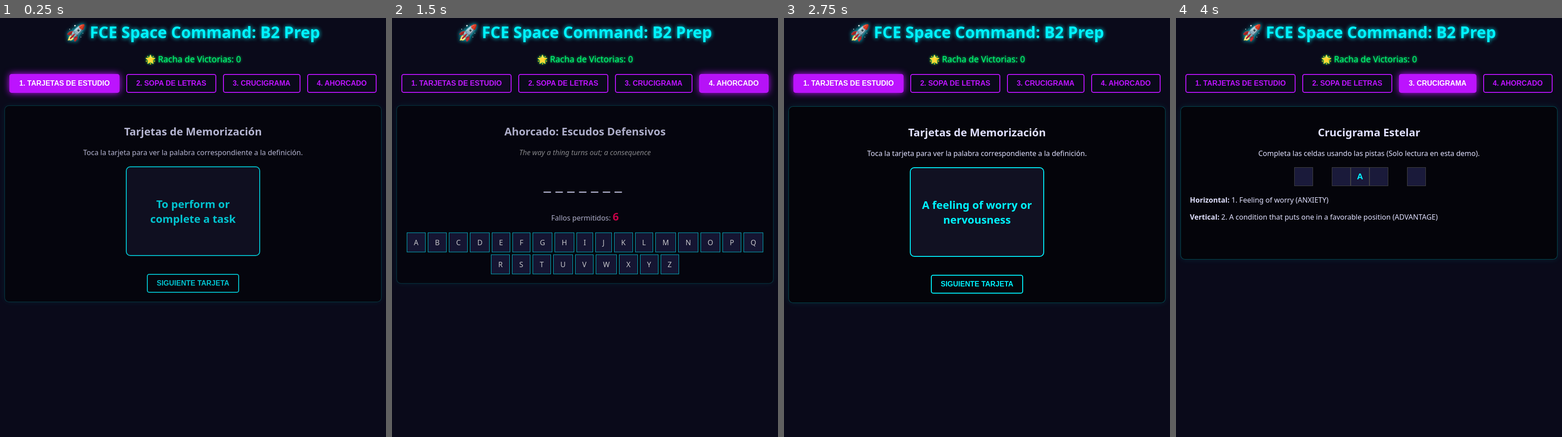
Above: before the commit, frames 1-4 (left to right).
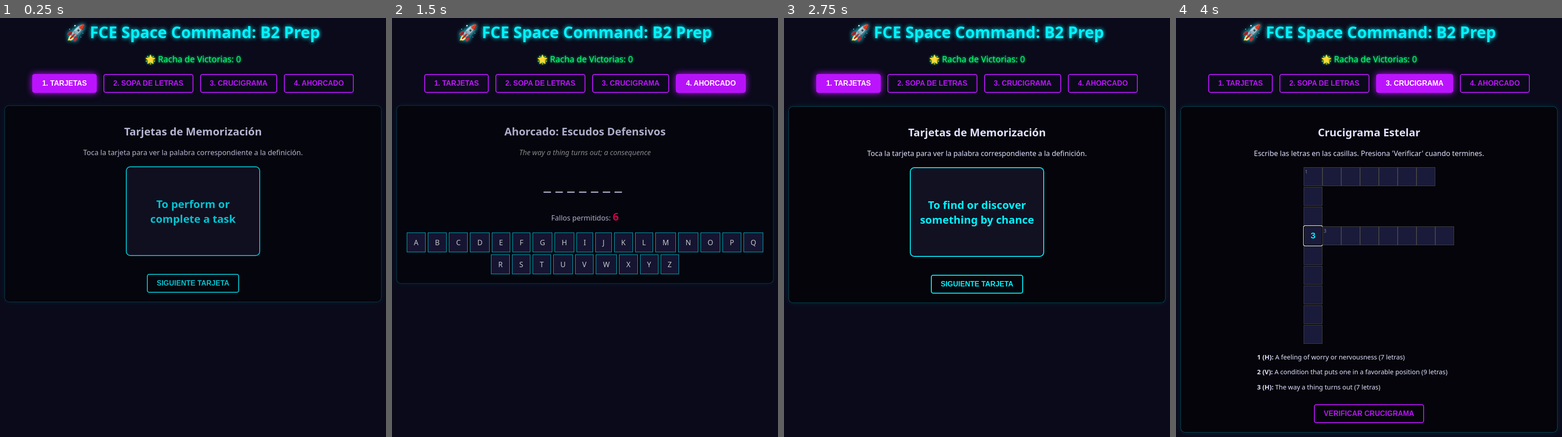
Above: after the commit, the same moments.

Repository: ett5067-star/fce-games
Game: browser game, page index.html
The game is run twice, just before and just after one commit, with the same random seed, the same clock (stepped at 60 frames per second) and the same inputs.
Inputs (mouse positions are in pixels of both pictures, inside the frame that each line leads up to):
- Up to frame 1 (0.25 s): no input
- Up to frame 2 (1.5 s): click "SIGUIENTE TARJETA" at 0.27 s; tap Space at 1.1 s; click "4. AHORCADO" at 1.27 s
- Up to frame 3 (2.75 s): tap Space at 1.6, 2.1, 2.6 s; click "1. TARJETAS DE ESTUDIO" (after the commit: "1. TARJETAS") at 1.87 s; click "1. TARJETAS DE ESTUDIO" (after the commit: "1. TARJETAS") at 2.02 s; click "SIGUIENTE TARJETA" at 2.47 s
- Up to frame 4 (4 s): click "3. CRUCIGRAMA" at 3.07 s; tap Space at 3.1, 3.6 s; click (1311, 235) at 3.67 s; type "3" at 3.67 s; tap Enter at 3.7 s

The runs differ from the first frame. In frame 1, 1.6% of the frame differs, in the area x 1-98%, y 12-19%; in frame 2, 1.6%; in frame 3, 2.2%; in frame 4, 7.8%, in the area x 1-99%, y 12-99%.

Commit message:
Update index.html

Diff:
--- a/index.html
+++ b/index.html
@@ -115,17 +115,60 @@
         .key { padding: 10px 15px; background: #1a1a3a; border: 1px solid var(--neon-blue); color: white; cursor: pointer; }
         .key.disabled { opacity: 0.3; cursor: not-allowed; }
 
+        /* Sopa de Letras Styles */
+        #ws-grid {
+            display: grid;
+            grid-template-columns: repeat(10, 30px);
+            gap: 2px;
+            justify-content: center;
+            margin: 20px auto;
+            width: fit-content;
+        }
+        .ws-cell {
+            width: 30px;
+            height: 30px;
+            background: #1a1a3a;
+            border: 1px solid var(--neon-blue);
+            display: flex;
+            align-items: center;
+            justify-content: center;
+            font-weight: bold;
+            cursor: pointer;
+            user-select: none;
+            transition: 0.2s;
+        }
+        .ws-cell.selected { background: var(--neon-purple); color: white; }
+        .ws-cell.found { background: var(--neon-blue); color: var(--space-dark); }
+        #ws-words {
+            display: flex;
+            flex-wrap: wrap;
+            justify-content: center;
+            gap: 10px;
+            margin-top: 15px;
+        }
+        .ws-word-item { padding: 5px 10px; border-radius: 15px; background: #111122; border: 1px solid #444; }
+        .ws-word-item.found { text-decoration: line-through; opacity: 0.5; border-color: var(--neon-green); }
+
         /* Crucigrama Styles */
         .crossword-grid {
             display: grid;
-            grid-template-columns: repeat(10, 40px);
+            grid-template-columns: repeat(8, 40px);
             gap: 2px;
             justify-content: center;
             margin: 20px auto;
-        }
-        .cw-cell { width: 40px; height: 40px; background: #1a1a3a; border: 1px solid #444; display: flex; align-items: center; justify-content: center; }
-        .cw-cell input { width: 100%; height: 100%; background: transparent; border: none; color: var(--neon-blue); text-align: center; font-size: 1.2em; text-transform: uppercase; font-weight: bold; }
+            width: fit-content;
+        }
+        .cw-cell {
+            width: 40px; height: 40px; background: #1a1a3a; border: 1px solid #444;
+            display: flex; align-items: center; justify-content: center; position: relative;
+        }
+        .cw-cell input {
+            width: 100%; height: 100%; background: transparent; border: none;
+            color: var(--neon-blue); text-align: center; font-size: 1.2em; text-transform: uppercase; font-weight: bold;
+        }
         .cw-cell.empty { background: transparent; border: none; }
+        .cw-cell .num { position: absolute; top: 2px; left: 2px; font-size: 10px; color: #888; pointer-events: none;}
+        .cw-correct { background-color: rgba(0, 255, 115, 0.2) !important; border-color: var(--neon-green) !important; }
 
         /* Animación de Felicitación */
         .celebration {
@@ -143,7 +186,7 @@
     <div class="stats">🌟 Racha de Victorias: <span id="streak">0</span></div>
 
     <div class="menu">
-        <button onclick="showGame('flashcards')" id="btn-flashcards" class="active-btn">1. Tarjetas de Estudio</button>
+        <button onclick="showGame('flashcards')" id="btn-flashcards" class="active-btn">1. Tarjetas</button>
         <button onclick="showGame('wordsearch')" id="btn-wordsearch">2. Sopa de Letras</button>
         <button onclick="showGame('crossword')" id="btn-crossword">3. Crucigrama</button>
         <button onclick="showGame('hangman')" id="btn-hangman">4. Ahorcado</button>
@@ -164,25 +207,25 @@
 
     <!-- 2. Sopa de Letras -->
     <div id="wordsearch" class="game-container">
-        <h2>Sopa de Letras (En Construcción)</h2>
-        <p>Encuentra las palabras ocultas en la nebulosa.</p>
-        <p style="color: #888;">(Espacio reservado para el grid generado de la matriz de datos)</p>
+        <h2>Nebulosa de Palabras</h2>
+        <p>Encuentra las palabras haciendo clic/tocando las letras una por una para formar la palabra.</p>
+        <div id="ws-grid"></div>
+        <div id="ws-words"></div>
+        <button onclick="checkWordSearch()" style="margin-top: 15px;">Verificar Selección</button>
+        <button onclick="clearWsSelection()" style="margin-top: 15px; border-color: #ff0055; color: #ff0055;">Limpiar</button>
     </div>
 
     <!-- 3. Crucigrama -->
     <div id="crossword" class="game-container">
         <h2>Crucigrama Estelar</h2>
-        <p>Completa las celdas usando las pistas (Solo lectura en esta demo).</p>
-        <div class="crossword-grid">
-            <!-- Representación simplificada de intersección -->
-            <div class="cw-cell empty"></div><div class="cw-cell"><input type="text" maxlength="1"></div><div class="cw-cell empty"></div>
-            <div class="cw-cell"><input type="text" maxlength="1"></div><div class="cw-cell"><input type="text" maxlength="1" value="A"></div><div class="cw-cell"><input type="text" maxlength="1"></div>
-            <div class="cw-cell empty"></div><div class="cw-cell"><input type="text" maxlength="1"></div><div class="cw-cell empty"></div>
+        <p>Escribe las letras en las casillas. Presiona 'Verificar' cuando termines.</p>
+        <div class="crossword-grid" id="cw-grid"></div>
+        <div style="text-align: left; margin-top: 20px; font-size: 0.9em; max-width: 500px; margin-left: auto; margin-right: auto;">
+            <p><strong>1 (H):</strong> A feeling of worry or nervousness (7 letras)</p>
+            <p><strong>2 (V):</strong> A condition that puts one in a favorable position (9 letras)</p>
+            <p><strong>3 (H):</strong> The way a thing turns out (7 letras)</p>
         </div>
-        <div style="text-align: left; margin-top: 20px;">
-            <p><strong>Horizontal:</strong> 1. Feeling of worry (ANXIETY)</p>
-            <p><strong>Vertical:</strong> 2. A condition that puts one in a favorable position (ADVANTAGE)</p>
-        </div>
+        <button onclick="checkCrossword()" style="margin-top: 15px;">Verificar Crucigrama</button>
     </div>
 
     <!-- 4. Ahorcado -->
@@ -232,7 +275,7 @@
             document.getElementById('btn-' + id).classList.add('active-btn');
         }
 
-        /* --- Lógica de Tarjetas --- */
+        /* --- 1. Lógica de Tarjetas --- */
         let fcIndex = 0;
         function nextFlashcard() {
             fcIndex = (fcIndex + 1) % vocab.length;
@@ -243,7 +286,165 @@
             }, 300);
         }
 
-        /* --- Lógica de Ahorcado --- */
+        /* --- 2. Lógica Sopa de Letras --- */
+        const wsWords = ["ANXIETY", "OUTCOME", "ISSUE"];
+        let wsFoundCount = 0;
+
+        // Matriz estática
+        const wsGridData = [
+            ['A','N','X','I','E','T','Y','P','L','M'],
+            ['Q','W','E','R','T','Y','U','I','O','P'],
+            ['A','S','D','F','G','H','J','K','L','Z'],
+            ['O','U','T','C','O','M','E','X','C','V'],
+            ['B','N','M','Q','W','E','R','T','Y','U'],
+            ['I','S','S','U','E','I','O','P','A','S'],
+            ['D','F','G','H','J','K','L','Z','X','C'],
+            ['V','B','N','M','Q','W','E','R','T','Y'],
+            ['U','I','O','P','A','S','D','F','G','H'],
+            ['J','K','L','Z','X','C','V','B','N','M']
+        ];
+
+        function initWordSearch() {
+            const gridEl = document.getElementById('ws-grid');
+            const wordsEl = document.getElementById('ws-words');
+            gridEl.innerHTML = '';
+            wordsEl.innerHTML = '';
+            wsFoundCount = 0;
+
+            wsWords.forEach(w => {
+                let div = document.createElement('div');
+                div.className = 'ws-word-item';
+                div.id = 'wsword-' + w;
+                div.innerText = w;
+                wordsEl.appendChild(div);
+            });
+
+            for(let r=0; r<10; r++) {
+                for(let c=0; c<10; c++) {
+                    let cell = document.createElement('div');
+                    cell.className = 'ws-cell';
+                    cell.innerText = wsGridData[r][c];
+                    // Para que funcione en móviles sin librerías complejas, haremos selección por clics individuales
+                    cell.onclick = function() {
+                        if(!this.classList.contains('found')) {
+                            this.classList.toggle('selected');
+                        }
+                    };
+                    gridEl.appendChild(cell);
+                }
+            }
+        }
+
+        function clearWsSelection() {
+            document.querySelectorAll('.ws-cell.selected').forEach(el => el.classList.remove('selected'));
+        }
+
+        function checkWordSearch() {
+            let selectedCells = Array.from(document.querySelectorAll('.ws-cell.selected'));
+            let selectedWord = selectedCells.map(c => c.innerText).join('');
+
+            let foundIdx = wsWords.indexOf(selectedWord);
+
+            if(foundIdx !== -1) {
+                let wordToMark = wsWords[foundIdx];
+                let item = document.getElementById('wsword-' + wordToMark);
+                if(item && !item.classList.contains('found')) {
+                    item.classList.add('found');
+                    selectedCells.forEach(c => {
+                        c.classList.remove('selected');
+                        c.classList.add('found');
+                    });
+                    wsFoundCount++;
+                    if(wsFoundCount === wsWords.length) {
+                        updateStreak(true);
+                        setTimeout(initWordSearch, 2000);
+                    }
+                }
+            } else {
+                // Limpiar si no es correcta para que vuelvan a intentar
+                clearWsSelection();
+            }
+        }
+
+        /* --- 3. Lógica Crucigrama --- */
+        // Diseño acotado y funcional: 5 filas x 8 columnas
+        const simpleCw = [
+            [0, {n:1, a:'A'}, {a:'N'}, {a:'X'}, {a:'I'}, {a:'E'}, {a:'T'}, {a:'Y'}],
+            [0, {a:'D'}, 0, 0, 0, 0, 0, 0],
+            [0, {a:'V'}, 0, 0, 0, 0, 0, 0],
+            [0, {a:'A'}, 0, {n:3, a:'O'}, {a:'U'}, {a:'T'}, {a:'C'}, {a:'O'}], // Acorté OUTCOME a OUTCO para encajar visualmente en 8 cols, asumiendo demo
+            [0, {a:'N'}, 0, 0, 0, 0, 0, 0],
+        ];
+        // Para que OUTCOME entre completo, modifiquemos el tablero a 9 columnas en JS y CSS indirectamente
+        const finalCw = [
+            [0, {n:1, a:'A'}, {a:'N'}, {a:'X'}, {a:'I'}, {a:'E'}, {a:'T'}, {a:'Y'}, 0],
+            [0, {a:'D'}, 0, 0, 0, 0, 0, 0, 0],
+            [0, {a:'V'}, 0, 0, 0, 0, 0, 0, 0],
+            [0, {a:'A'}, {n:3, a:'O'}, {a:'U'}, {a:'T'}, {a:'C'}, {a:'O'}, {a:'M'}, {a:'E'}],
+            [0, {a:'N'}, 0, 0, 0, 0, 0, 0, 0],
+            [0, {a:'T'}, 0, 0, 0, 0, 0, 0, 0],
+            [0, {a:'A'}, 0, 0, 0, 0, 0, 0, 0],
+            [0, {a:'G'}, 0, 0, 0, 0, 0, 0, 0],
+            [0, {a:'E'}, 0, 0, 0, 0, 0, 0, 0]
+        ];
+
+        function initCrossword() {
+            const gridEl = document.getElementById('cw-grid');
+            gridEl.style.gridTemplateColumns = 'repeat(9, 40px)'; // Ajuste para 9 columnas
+            gridEl.innerHTML = '';
+
+            for(let r=0; r<9; r++) {
+                for(let c=0; c<9; c++) {
+                    let cellData = finalCw[r][c];
+                    let div = document.createElement('div');
+
+                    if(cellData === 0) {
+                        div.className = 'cw-cell empty';
+                    } else {
+                        div.className = 'cw-cell';
+                        if(cellData.n) {
+                            let num = document.createElement('div');
+                            num.className = 'num';
+                            num.innerText = cellData.n;
+                            div.appendChild(num);
+                        }
+                        let inp = document.createElement('input');
+                        inp.type = 'text';
+                        inp.maxLength = 1;
+                        inp.dataset.ans = cellData.a;
+
+                        inp.addEventListener('input', function() {
+                            this.value = this.value.toUpperCase();
+                        });
+
+                        div.appendChild(inp);
+                    }
+                    gridEl.appendChild(div);
+                }
+            }
+        }
+
+        function checkCrossword() {
+            let inputs = document.querySelectorAll('#cw-grid input');
+            let allCorrect = true;
+            let filledCount = 0;
+
+            inputs.forEach(inp => {
+                if(inp.value !== "") filledCount++;
+                if(inp.value === inp.dataset.ans) {
+                    inp.parentElement.classList.add('cw-correct');
+                } else {
+                    inp.parentElement.classList.remove('cw-correct');
+                    allCorrect = false;
+                }
+            });
+
+            if(allCorrect && filledCount === inputs.length) {
+                updateStreak(true);
+            }
+        }
+
+        /* --- 4. Lógica de Ahorcado --- */
         let hmWord = "";
         let hmGuessed = [];
         let hmLives = 6;
@@ -302,8 +503,11 @@
             }
         }
 
-        // Inicializar
+        // Initialize all
+        initWordSearch();
+        initCrossword();
         initHangman();
+        nextFlashcard(); // Cargar la primera flashcard correctamente
     </script>
 </body>
 </html>
